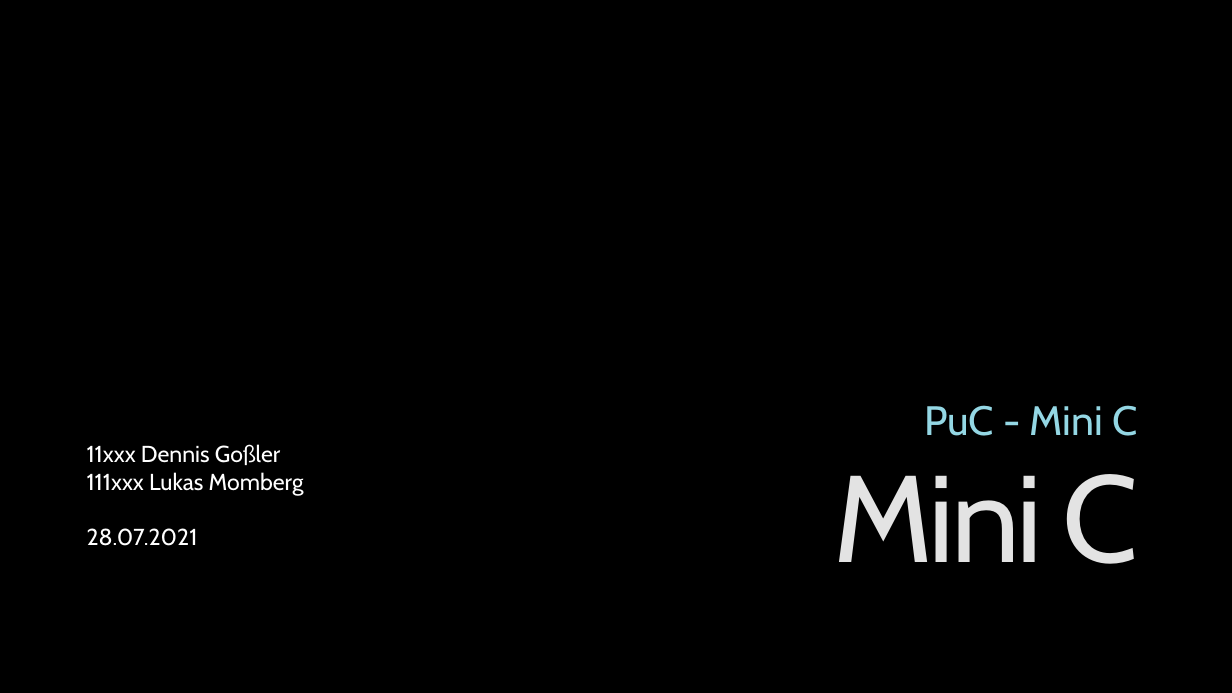
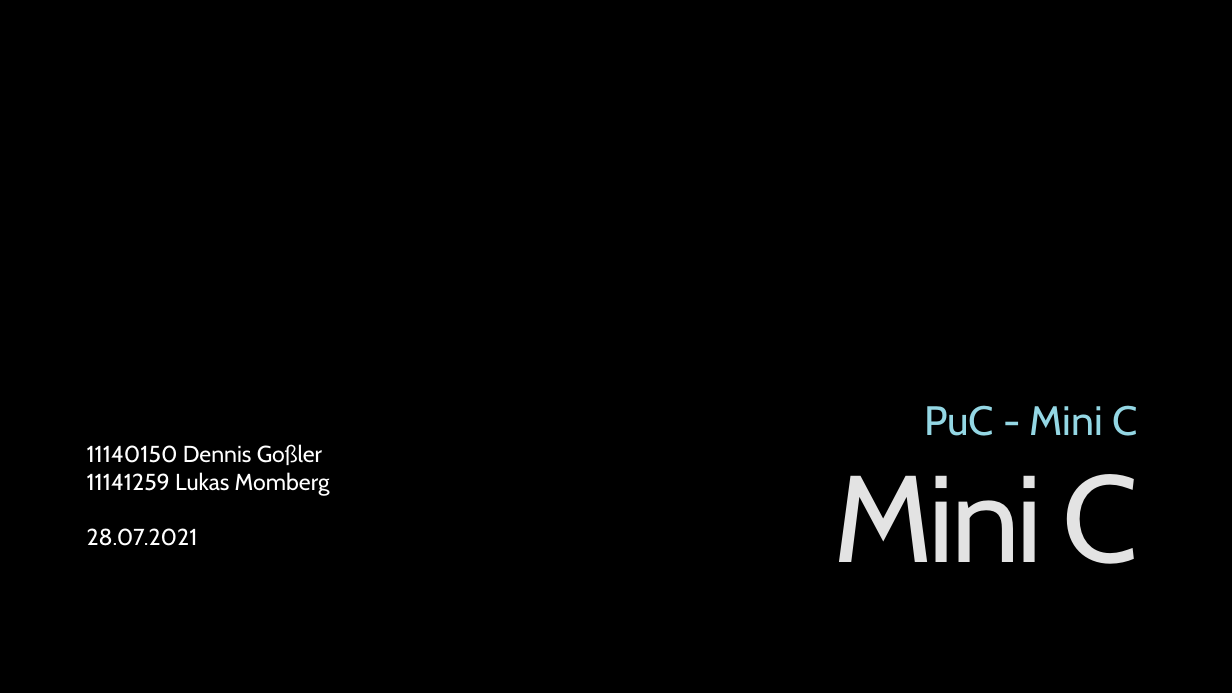
Before and after one commit to DennisGoss99/PuC_C--, a slide deck: slide 1 of Präsentation/Präsentation - Mini C.pptx. Drawn at 1232x693 pixels with LibreOffice and Linux fonts; fonts in the diff are those of the drawing; background and template pictures are left out. Boxes give left, top, right and bottom in pixels: in the first picture for what was removed or moved away, otherwise in the second. Text is boxed around its words. In the diff, an @@ line names an element or a change of style, - is before the commit and + after.

Commit message:
MartikelNummern

```diff
--- a/Präsentation/Präsentation - Mini C.pptx
+++ b/Präsentation/Präsentation - Mini C.pptx
@@ text at [87,444,330,496]: text changed @@
-11xxx Dennis Goßler
-111xxx Lukas Momberg
+11140150 Dennis Goßler
+11141259 Lukas Momberg
```
